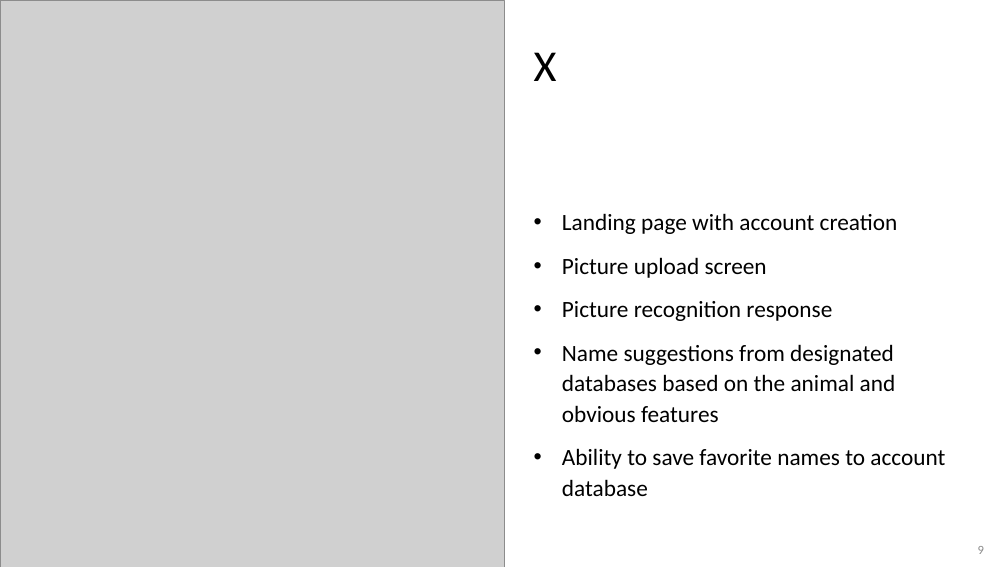
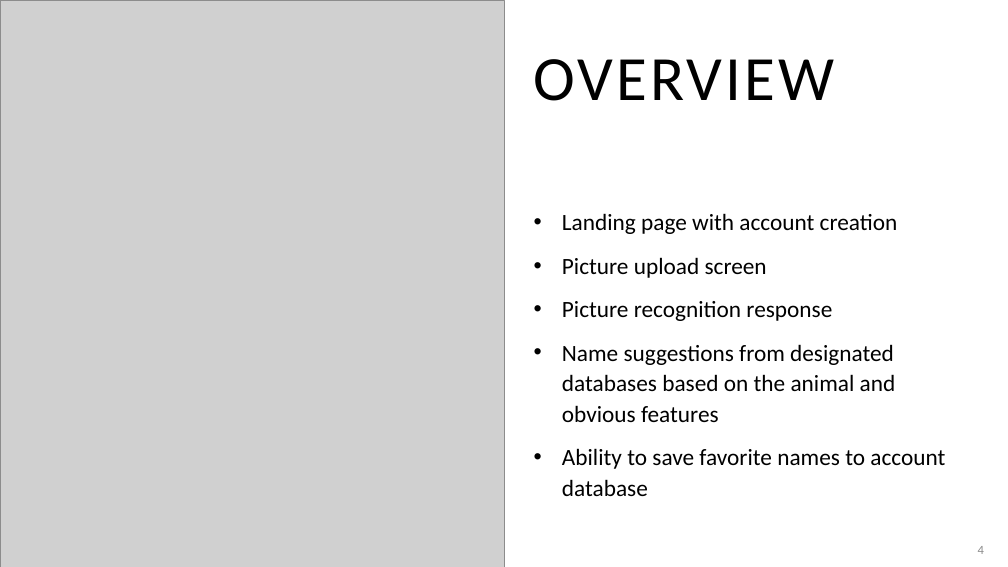
Before and after one commit to adriaonline/CPT200SP24-Team1, a slide deck: slide 4 of Phase 2 Docs/Phase 2 - Presentation.pptx (slide 9 before the commit). Drawn at 1008x567 pixels with LibreOffice and Linux fonts; fonts in the diff are those of the drawing; grey boxes stand for pictures. Boxes give left, top, right and bottom in pixels: in the first picture for what was removed or moved away, otherwise in the second. Text is boxed around its words. In the diff, an @@ line names an element or a change of style, - is before the commit and + after.

```diff
--- a/Phase 2 Docs/Phase 2 - Presentation.pptx
+++ b/Phase 2 Docs/Phase 2 - Presentation.pptx
@@ title at box(534, 59, 835, 101): text changed; size 42 to 60 pt @@
-X
+OVERVIEW
@@ page number at box(978, 546, 984, 554): text changed @@
-9
+4
```
Also in this commit, not shown: 2 other slides changed, 1 slide removed, 1 other file.
